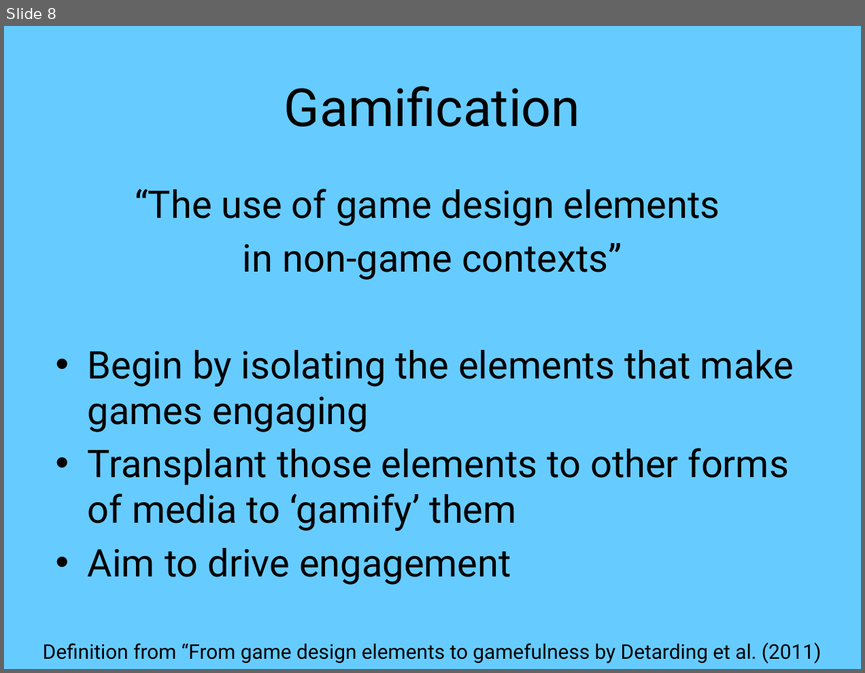
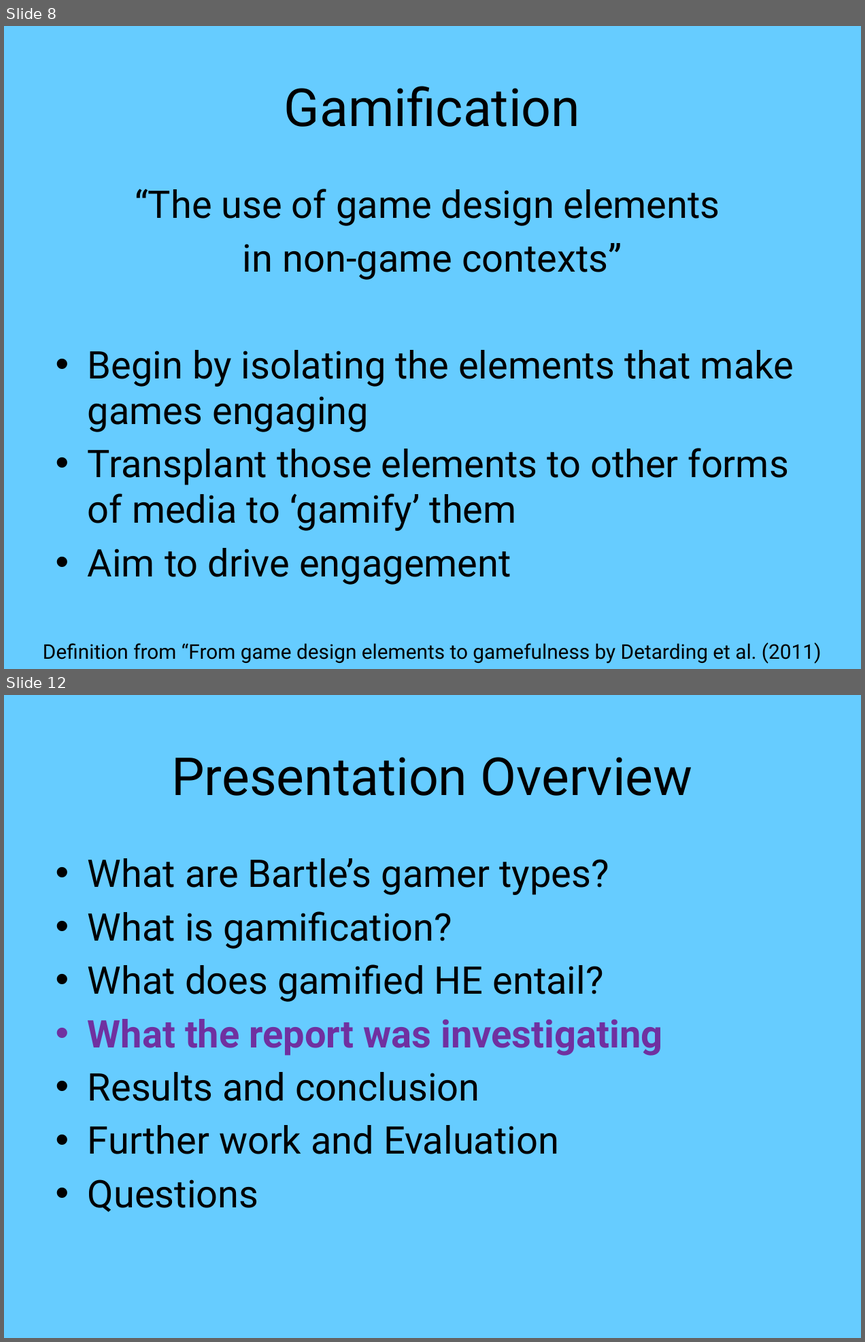
Before and after one commit to mcnutty26/dissertation, a slide deck: docs/presentation/master.pptx. Shown one above the other, each under a label of ours: slide 8 before the commit, slides 8 and 12 after it; the slides between them are not shown. The pictures are 865x673 and 865x1342 pixels, drawn with LibreOffice and Linux fonts; fonts in the diff are those of the drawing. Boxes give left, top, right and bottom in pixels: in the first picture for what was removed or moved away, otherwise in the second. Text is boxed around its words. In the diff, an @@ line names an element or a change of style, - is before the commit and + after.

```diff
--- a/docs/presentation/master.pptx
+++ b/docs/presentation/master.pptx
@@ slide 12 added at (4,695,861,1338), background #66CCFF @@
@@ title added at (171,757,693,796), 44 pt, text #000000 @@
+Presentation Overview
@@ text added at (88,858,662,1212), 32 pt, text #000000 @@
+• What are Bartle’s gamer types?
+• What is gamification?
+• What does gamified HE entail?
+• What the report was investigating
+• Results and conclusion
+• Further work and Evaluation
+• Questions
```
Also in this commit, not shown: 4 slides changed, 3 other slides added.
